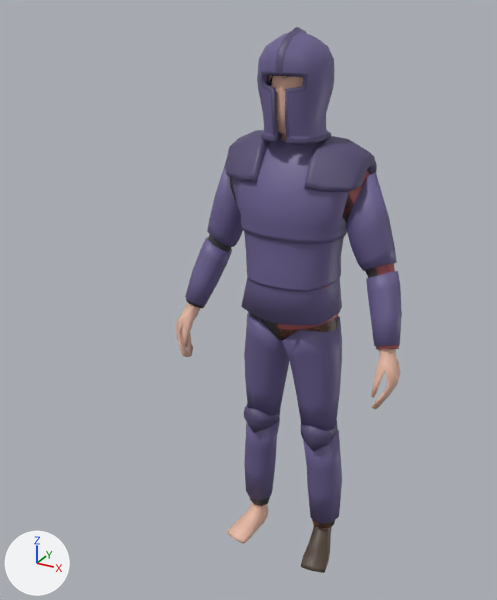
The FBX model Assets/Characters/Player.fbx: old version first, new version second.
Both versions are drawn from a camera (50 mm lens) standing at (0.865, -1.864, 1.887) and looking at (0.003, -0.298, 1.104). Every picture has the same lights, and +X, +Y and +Z are marked at lower left.

In view in the first picture: 'Body', 'Hair', 'Helmet', 'Platebody', 'Platelegs', 'Shirt', 'Shoes'.
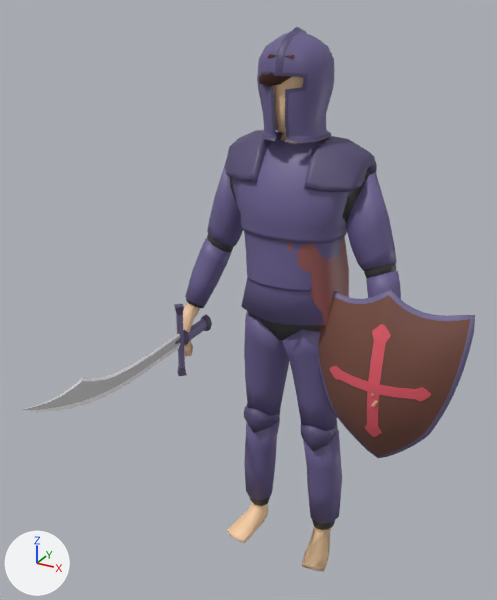
What differs and where, as boxes (x1, y1, x2, y2) in the pictures (497 x 600 px):
'Shield', added (brown)
    after: (318, 290, 475, 458)
    faces in mat_wood (brown #774c40): (319, 295, 471, 457)
    faces in mat_emblem (red #e75c6a): (329, 324, 431, 437)
    faces in mat_metal (blue #756c96): (318, 290, 475, 458)
'Body', moved
    before: (176, 75, 401, 544)
    after: (176, 77, 378, 572)
'Sword', added
    after: (23, 304, 212, 412)
    faces in mat_blade (light grey #c7c7c7): (24, 335, 180, 410)
    faces in mat_blade_highlight (white #ffffff): (23, 334, 180, 412)
    faces in mat_metal (blue #756c96): (176, 314, 207, 368)
    faces in mat_metal_dark_1 (dark purple #584e6d): (174, 304, 212, 376)
'Shirt', reshaped, moved
    before: (278, 171, 399, 349)
    after: (287, 172, 370, 325)
'Hair', reshaped, moved
    before: (267, 75, 290, 86)
    after: (258, 53, 332, 86)

What the commit changed:
Material 'Wood' (mat_wood) is new.
Its base color is (0.184, 0.0719, 0.0506) (brown #774c40).
Material 'Emblem' (mat_emblem) is new.
Its base color is (0.8, 0.106, 0.145) (red #e75c6a).
Material 'Metal Dark' (mat_metal_dark_1) is new.
Its base color is (0.0969, 0.0758, 0.152) (dark purple #584e6d).
Material 'Blade highlight' (mat_blade_highlight) is new.
Its base color is (1.0, 1.0, 1.0) (white #ffffff).
Material 'Blade' (mat_blade) is new.
Its base color is (0.57, 0.57, 0.57) (light grey #c7c7c7).
me_cube_009 is used by ob_shirt; location (0.0, 0.0, -0.003).
me_cube_009 had 134 vertices, 116 faces and spanned x 0.0..0.376, y -0.121..0.129, z 0.906..1.511.
me_cube_009 now has 134 vertices, 116 faces and spans x 0.0..0.373, y -0.123..0.129, z 0.887..1.513.
me_cube_009 part 2: the whole mesh is rebuilt.
me_cube_011 is used by ob_hair; location (0.0, 0.0, -0.003).
me_cube_011 had 66 vertices, 56 faces and spanned x -0.089..0.085, y -0.103..0.096, z 1.605..1.786.
me_cube_011 now has 79 vertices, 68 faces and spans x -0.103..0.099, y -0.125..0.098, z 1.583..1.797.
me_cube_011 part 1: the whole mesh is rebuilt.
Mesh me_cusurfpatch is new.
It has 726 vertices, 722 faces and spans x -0.243..0.243, y -0.07..0.066, z -0.324..0.288.
Faces by material slot: [162, 352, 208].
It uses material mat_metal (blue #6b6090).
It uses material mat_wood (brown #774c40).
It uses material mat_emblem (red #e75c6a).
Mesh me_cube_008_1 is new.
It has 202 vertices, 188 faces and spans x -0.021..0.021, y -0.783..0.091, z -0.129..0.129.
Faces by material slot: [16, 72, 32, 68].
It uses material mat_metal (blue #6b6090).
It uses material mat_metal_dark_1 (dark purple #584e6d).
It uses material mat_blade (light grey #c7c7c7).
It uses material mat_blade_highlight (white #ffffff).
Object 'Shirt' (ob_shirt) moves from (0.0, 0.0, -0.003) to (0.0, 0.0, 0.0).
Object 'Body' (ob_body) moves from (0.0, 0.0, -0.003) to (0.0, 0.0, 0.0).
Object 'Hair' (ob_hair) moves from (0.0, 0.0, -0.003) to (0.0, 0.0, 0.0).
Object 'Shield' (ob_shield) is new; it shows me_cusurfpatch.
Its location is (0.337, -0.068, 0.827).
Object 'Sword' (ob_sword) is new; it shows me_cube_008_1.
Its location is (-0.337, -0.068, 0.827).
